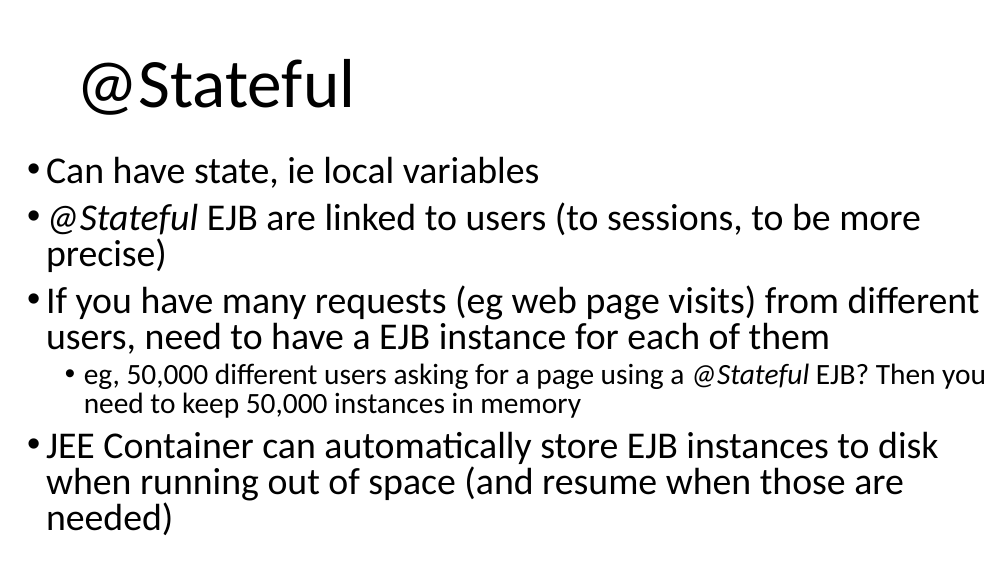
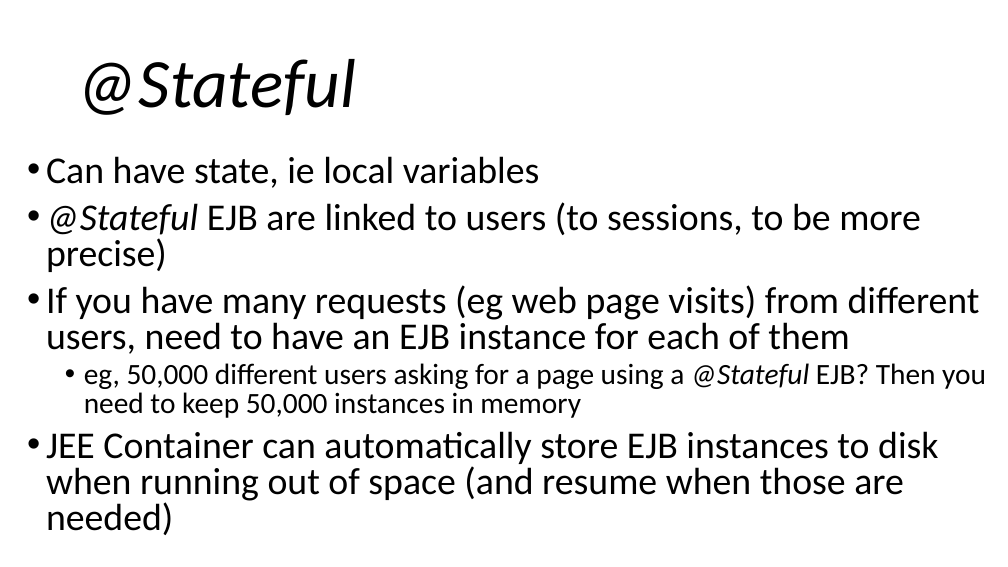
Before and after one commit to arcuri82/testing_security_development_enterprise_systems, a slide deck: slide 5 of doc/intro/slides/lesson_05_ejb.pptx. Drawn at 1008x567 pixels with LibreOffice and Linux fonts; fonts in the diff are those of the drawing. Boxes give left, top, right and bottom in pixels: in the first picture for what was removed or moved away, otherwise in the second. Text is boxed around its words. In the diff, an @@ line names an element or a change of style, - is before the commit and + after.

```diff
--- a/doc/intro/slides/lesson_05_ejb.pptx
+++ b/doc/intro/slides/lesson_05_ejb.pptx
@@ title "@Stateful" at (77,59,356,115): italic on @@
@@ text at (46,285,980,354): text changed @@
-• If you have many requests (eg web page visits) from different users, need to have a EJB instance for each of them
+• If you have many requests (eg web page visits) from different users, need to have an EJB instance for each of them
```
Also in this commit, not shown: 5 other slides changed, 1 slide added, 1 other file.
